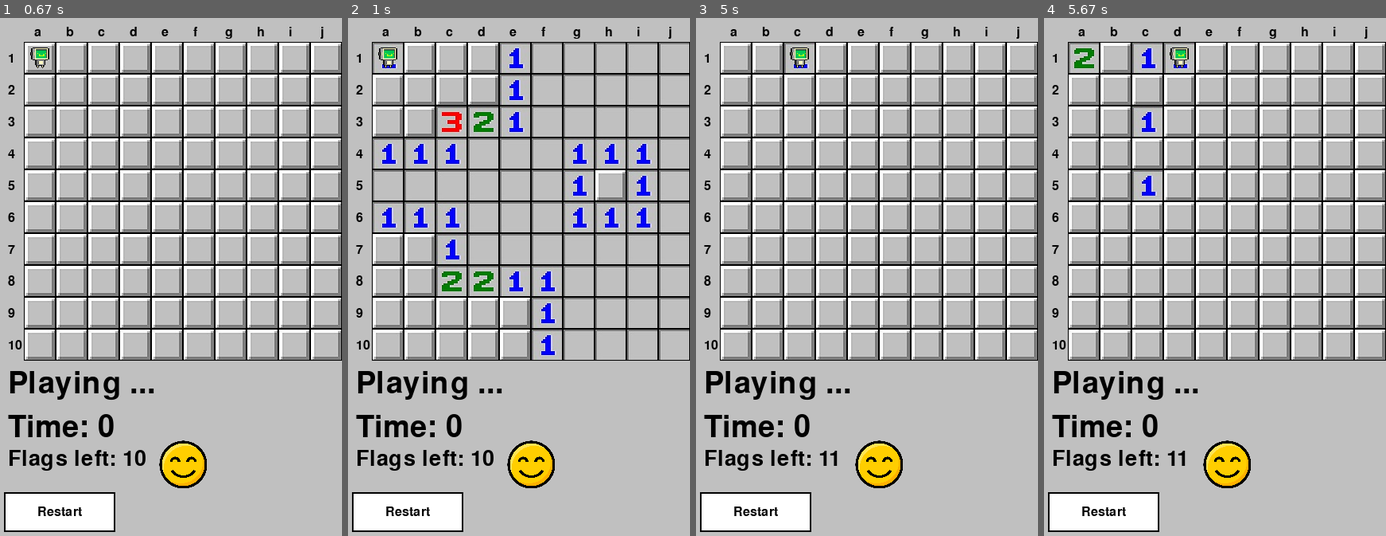
Above: before the commit, frames 1-4 (left to right).
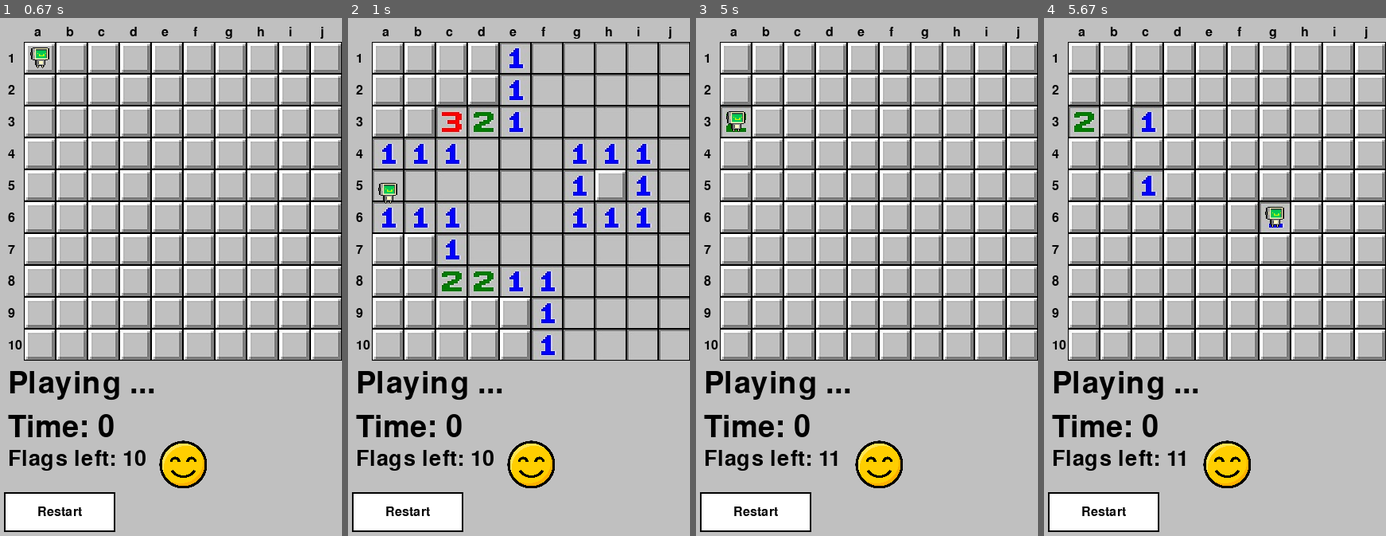
Above: after the commit, the same moments.

Repository: ColinTreanor/581Minesweeper2025
Game: pygame game, started from pygame_main.py
Same seed, same stepped clock (60 frames per second), same inputs: the game is played once before the commit and once after it.
Inputs (mouse positions are in pixels of both pictures, inside the frame that each line leads up to):
- Up to frame 1 (0.67 s): click (171, 447) at 0.38 s
- Up to frame 2 (1 s): click (412, 199) at 0.72 s
- Up to frame 3 (5 s): click (952, 199) at 1.05 s; click (867, 494) at 2.38 s; click (952, 199) at 2.72 s; click (952, 235) at 3.05 s; click (938, 183) at 3.38 s; click (867, 302) at 3.72 s; click "Easy" at 4.05 s; click "Easy" at 4.38 s; click (815, 427) at 4.72 s
- Up to frame 4 (5.67 s): click (1139, 183) at 5.05 s; click (1160, 111) at 5.38 s

Frame 1 is identical in both runs. In frame 2, 0.6% of the frame differs, in the area x 7-17%, y 4-36%; in frame 3, 0.8%; in frame 4, 1.8%, in the area x 7-72%, y 4-42%.

Commit message:
auto solver works now

Diff:
--- a/UI_engine.py
+++ b/UI_engine.py
@@ -200,9 +200,9 @@
         ))
 
         # Initialize bot difficulty dropdown
-        from constants import BotDifficulty
-        difficulty_options = [diff.value for diff in BotDifficulty]
-        ButtonClass.bot_difficulty_dropdown = ButtonClass.DropdownInfo(
+        from constants import AgentDifficulty
+        difficulty_options = [diff.value for diff in AgentDifficulty]
+        ButtonClass.agent_difficulty_dropdown = ButtonClass.DropdownInfo(
             difficulty_options,
             (SCREEN_WIDTH // 2 - 60, SCREEN_HEIGHT // 2 + 50)
         )
@@ -352,8 +352,12 @@
         minesweeper_title = pygame.transform.scale_by(minesweeper_title, .75)
         surface.blit(minesweeper_title, (x_AXIS, (board.board_size * cell_size + 10)))
         '''
-        # displays the playing status
-        title = big_font.render("Playing ...", True, BLACK)
+        # displays the playing status - show different text for auto-solver
+        from constants import GameMode
+        if board.game_mode == GameMode.AUTO_SOLVER:
+            title = big_font.render("Auto-Solving ...", True, (0, 150, 0))  # Green color for auto-solver
+        else:
+            title = big_font.render("Playing ...", True, BLACK)
         surface.blit(title, (x_AXIS, board.board_size * cell_size + TEXT_OFFSET_TITLE + grid_offset_y))
 
         # displays the time
@@ -575,7 +579,7 @@
 
         # Only show dropdown for multiplayer and auto solver modes
         if board.game_mode in [GameMode.MULTIPLAYER, GameMode.AUTO_SOLVER]:
-            dropdown = ButtonClass.bot_difficulty_dropdown
+            dropdown = ButtonClass.agent_difficulty_dropdown
             if dropdown is not None:
                 # Render main dropdown button
                 button_color = (200, 200, 200) if not dropdown.is_open else (180, 180, 180)
--- a/agents.py
+++ b/agents.py
@@ -32,6 +32,7 @@
             self.medium_setup()
 
     def run_agent(self, board : Board):
+        click = None  # Initialize click to avoid UnboundLocalError
         if self.difficulty == 0:
             click = self.easy_agent(board.visible_board)
         elif self.difficulty == 1:
--- a/board.py
+++ b/board.py
@@ -27,7 +27,7 @@
 
 from enum import Enum  # Python standard library for enumeration types
 import random  # Python standard library for random number generation
-from constants import MAX_MINES, MIN_MINES, GameMode, BotDifficulty  # Local constants module for mine limits
+from constants import MAX_MINES, MIN_MINES, GameMode, AgentDifficulty  # Local constants module for mine limits
 from pygame import time  # Pygame library for game timing functionality
 
 class BoardPiece(Enum):
@@ -110,12 +110,13 @@
         self.StartTime = 0
         self.board_generated: bool = False
         self.visible_board: list = [[BoardPiece.UNKNOWN for _ in range(self.board_size)] for _ in range(self.board_size)]
-
         self.actual_board: list = [[BoardPiece.ZERO for _ in range(self.board_size)] for _ in range(self.board_size)]
+        self.auto_solve_timer: int = 0  # Timer for auto-solve mode delays
+        self.auto_solve_delay: int = 1  # Delay in milliseconds between AI moves
 
         # Game mode settings
         self.game_mode: GameMode = GameMode.SINGLE_PLAYER
-        self.bot_difficulty: BotDifficulty = BotDifficulty.MEDIUM
+        self.agent_difficulty: AgentDifficulty = AgentDifficulty.EASY
 
     def CalculateDuration(self):
         if not self.board_generated:
@@ -370,3 +371,26 @@
     def move_agent(self, rc):
         r, c = rc
         self.prev_click = [r, c]
+
+    # def UpdateAutoSolve(self):
+    #     """Handle auto-solve mode AI moves with timing.
+
+    #     Returns:
+    #         bool: True if an AI move was made, False otherwise
+    #     """
+    #     if (self.state == GameState.PLAYING and
+    #         self.active_agent and
+    #         self.game_mode == GameMode.AUTO_SOLVER):
+    #         print("Auto-solve mode active")
+    #         current_time = time.get_ticks()
+    #         if current_time - self.auto_solve_timer >= self.auto_solve_delay:
+    #             # Import here to avoid circular import
+    #             import agents
+
+    #             agent_move = agents.Agent(self.agent_difficulty).run_agent(self)
+    #             if agent_move:  # Check if agent found a valid move
+    #                 x_agent, y_agent = agent_move
+    #                 self.move_agent((x_agent, y_agent))
+    #                 self.auto_solve_timer = current_time
+    #                 return True
+    #     return False
--- a/button.py
+++ b/button.py
@@ -38,10 +38,10 @@
             WIN_RESTART_GAME (int): Restart after a win.
             LOSE_RESTART_GAME (int): Restart after a loss.
             GAME_MODE_TOGGLE (int): Toggle between game modes.
-            BOT_DIFFICULTY_DROPDOWN (int): Open bot difficulty dropdown.
-            BOT_DIFFICULTY_EASY (int): Set bot difficulty to easy.
-            BOT_DIFFICULTY_MEDIUM (int): Set bot difficulty to medium.
-            BOT_DIFFICULTY_HARD (int): Set bot difficulty to hard.
+            agent_difficulty_DROPDOWN (int): Open bot difficulty dropdown.
+            agent_difficulty_EASY (int): Set bot difficulty to easy.
+            agent_difficulty_MEDIUM (int): Set bot difficulty to medium.
+            agent_difficulty_HARD (int): Set bot difficulty to hard.
     """
     #just enum class to represent pieces
     MINE_SELECT_UP_ARROW = 0
@@ -54,10 +54,10 @@
     LOSE_RESTART_GAME = 5
     # Game mode and bot difficulty buttons
     GAME_MODE_TOGGLE = 6
-    BOT_DIFFICULTY_DROPDOWN = 7
-    BOT_DIFFICULTY_EASY = 8
-    BOT_DIFFICULTY_MEDIUM = 9
-    BOT_DIFFICULTY_HARD = 10
+    agent_difficulty_DROPDOWN = 7
+    agent_difficulty_EASY = 8
+    agent_difficulty_MEDIUM = 9
+    agent_difficulty_HARD = 10
 
 class ButtonInfo():
     """Stores information about a UI button.
@@ -160,4 +160,4 @@
 ]
 
 # Global dropdown for bot difficulty selection
-bot_difficulty_dropdown = None
+agent_difficulty_dropdown = None
--- a/constants.py
+++ b/constants.py
@@ -110,7 +110,7 @@
     MULTIPLAYER = "Multiplayer"
     AUTO_SOLVER = "Auto Solver"
 
-class BotDifficulty(Enum):
+class AgentDifficulty(Enum):
     """Enumeration for bot difficulty levels"""
     EASY = "Easy"
     MEDIUM = "Medium"
--- a/event_handler.py
+++ b/event_handler.py
@@ -27,7 +27,7 @@
 from pygame.locals import *
 from board import *
 import button as ButtonClass
-from constants import CELL_SIZE, GRID_OFFSET_X, GRID_OFFSET_Y, MAX_MINES, MIN_MINES
+from constants import CELL_SIZE, GRID_OFFSET_X, GRID_OFFSET_Y, MAX_MINES, MIN_MINES, AgentDifficulty
 from time import sleep as sleep
 import agents
 
@@ -89,6 +89,14 @@
                             case ButtonClass.ButtonTypes.MINE_SELECT_START:
                                 game.state = GameState.PLAYING
                                 game.active_agent = True #COMMENT OUT IF YOU WANT TO PLAY WITHOUT AGENT
+
+                                # For auto-solver mode, make the first move to start the board generation
+                                from constants import GameMode
+                                if game.game_mode == GameMode.AUTO_SOLVER:
+                                    # Make an initial random move to generate the board
+                                    import random
+                                    first_move = (random.randint(0, game.board_size-1), random.randint(0, game.board_size-1))
+                                    game.move_agent(first_move)
                             case ButtonClass.ButtonTypes.GAME_MODE_TOGGLE:
                                 EventHandler._CycleGameMode(game)
                         break
@@ -108,11 +116,19 @@
                         r = gy // CELL_SIZE
                         space_revealed = game.RevealSpace((r, c))
                         if space_revealed:
-                            agent_move = agents.Agent(2).run_agent(game)
+                            # Map bot difficulty to numeric values for Agent class
+
+                            difficulty_map = {
+                                AgentDifficulty.EASY: 0,
+                                AgentDifficulty.MEDIUM: 1,
+                                AgentDifficulty.HARD: 2
+                            }
+                            agent_difficulty = difficulty_map.get(game.agent_difficulty, 1)  # Default to medium
+                            agent_move = agents.Agent(agent_difficulty).run_agent(game)
                             if agent_move:  # Check if agent found a valid move
                                 x_agent, y_agent = agent_move
                                 game.move_agent((x_agent, y_agent))
-                                game.RevealSpace((x_agent, y_agent))
+                                #game.RevealSpace((x_agent, y_agent))
 
 
                 if (game.state == GameState.PLAYING):
@@ -164,15 +180,10 @@
             position (tuple): (x, y) click coordinates.
             game (Board): Game board instance to update.
         """
-        from constants import GameMode, BotDifficulty
-
-        dropdown = ButtonClass.bot_difficulty_dropdown
-        if dropdown is None:
-            return
-
-        # Only handle dropdown for multiplayer and auto solver modes
-        if game.game_mode not in [GameMode.MULTIPLAYER, GameMode.AUTO_SOLVER]:
-            return
+        from constants import GameMode, AgentDifficulty
+
+        dropdown = ButtonClass.agent_difficulty_dropdown
+
 
         # Check if main dropdown button was clicked
         if dropdown.main_rect.collidepoint(position):
@@ -184,7 +195,45 @@
         if clicked_option:
             dropdown.select_option(clicked_option)
             # Update game board's bot difficulty
-            for difficulty in BotDifficulty:
+            for difficulty in AgentDifficulty:
                 if difficulty.value == clicked_option:
-                    game.bot_difficulty = difficulty
+                    game.agent_difficulty = difficulty
                     break
+
+    def HandleAutoSolver(game: Board):
+        """Handle auto-solver mode where the agent plays automatically.
+
+        This method should be called from the main game loop to allow the agent
+        to make moves automatically when in AUTO_SOLVER mode.
+
+        Args:
+            game (Board): Game board instance to update.
+
+        Returns:
+            bool: True if the agent made a move, False otherwise.
+        """
+        from constants import GameMode, AgentDifficulty
+
+        # Only run auto-solver in AUTO_SOLVER mode and when game is playing
+        if game.game_mode != GameMode.AUTO_SOLVER or game.state != GameState.PLAYING:
+            return False
+
+        # Map bot difficulty to numeric values for Agent class
+        difficulty_map = {
+            AgentDifficulty.EASY: 0,
+            AgentDifficulty.MEDIUM: 1,
+            AgentDifficulty.HARD: 2
+        }
+        agent_difficulty = difficulty_map.get(game.agent_difficulty, 1)  # Default to medium
+
+        # Get agent's move
+        agent_move = agents.Agent(agent_difficulty).run_agent(game)
+        if agent_move:  # Check if agent found a valid move
+            x_agent, y_agent = agent_move
+            # Make the move and update agent position if it exists
+            if hasattr(game, 'move_agent'):
+                game.move_agent((x_agent, y_agent))
+            game.RevealSpace((x_agent, y_agent))
+            return True
+
+        return False
--- a/pygame_main.py
+++ b/pygame_main.py
@@ -69,9 +69,19 @@
     #make our classes
     Game = Board()
 
+    # Auto-solver timing variables
+    last_auto_move_time = 0
+    auto_move_delay = 1000  # Delay between auto moves in milliseconds (1 second)
+
     while True:
         for event in pygame.event.get():
             EventHandler.HandleEvent(event, Game)
+
+        # Handle auto-solver with timing control
+        current_time = pygame.time.get_ticks()
+        if current_time - last_auto_move_time > auto_move_delay:
+            if EventHandler.HandleAutoSolver(Game):
+                last_auto_move_time = current_time
 
         UIEngine.UpdateDisplay(DISPLAYSURF, Game, time=Game.CalculateDuration()) #need time calculation
 
